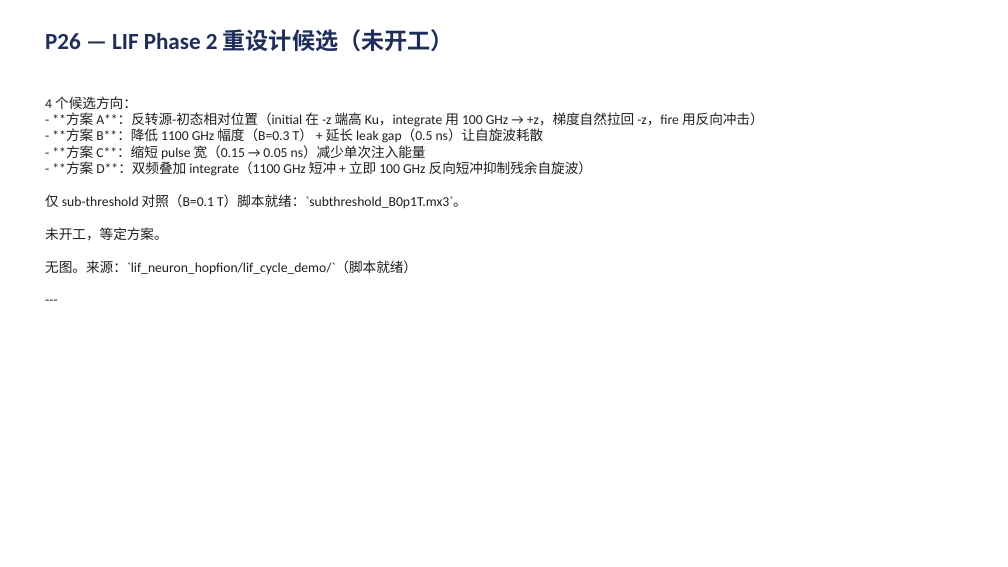
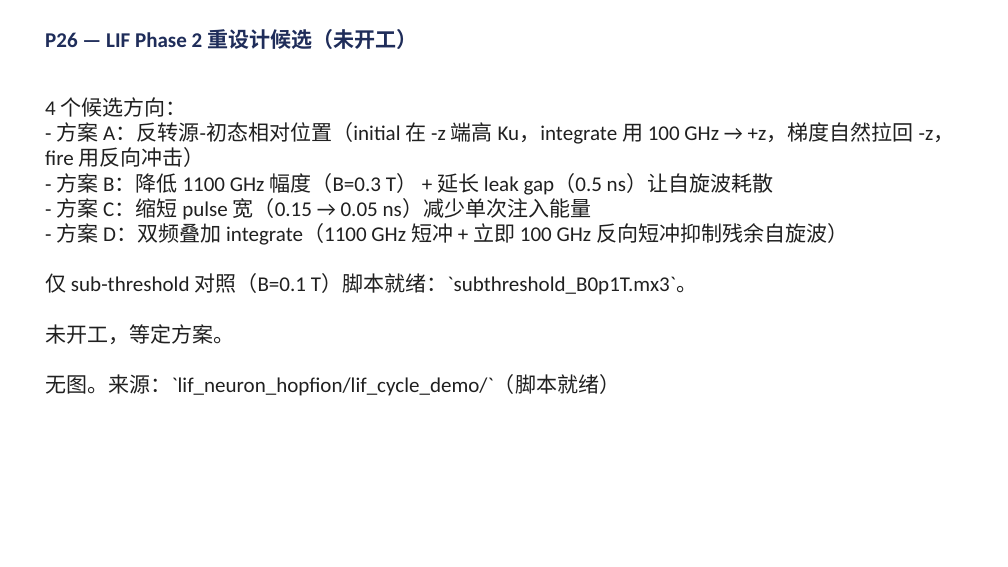
Before and after one commit to Wlybs/Hopfion, a slide deck: slide 26 of presentation/talk.pptx. Drawn at 1008x567 pixels with LibreOffice and Linux fonts; fonts in the diff are those of the drawing. Boxes give left, top, right and bottom in pixels: in the first picture for what was removed or moved away, otherwise in the second. Text is boxed around its words. In the diff, an @@ line names an element or a change of style, - is before the commit and + after.

Commit message:
fix(presentation): all text 20pt, strip --- and ** markers

```diff
--- a/presentation/talk.pptx
+++ b/presentation/talk.pptx
@@ text "P26 — LIF Phase 2 ..." at box(45, 29, 417, 49): size 22 to 20 pt @@
@@ text at box(45, 97, 955, 396): paragraph removed @@
----
@@ text at box(45, 97, 697, 396): size 13 to 20 pt in "4 个候选方向：", "仅 sub-threshold 对照（B=0.1 T）脚本就绪：`subthreshold_B0p1T.mx3`。", "未开工，等定方案。", "无图。来源：`lif_neuron_hopfion/lif_cycle_demo/`（脚本就绪）" @@
@@ text at box(45, 122, 955, 245): text changed; size 13 to 20 pt @@
-- **方案 A**：反转源-初态相对位置（initial 在 -z 端高 Ku，integrate 用 100 GHz → +z，梯度自然拉回 -z，fire 用反向冲击）
-- **方案 B**：降低 1100 GHz 幅度（B=0.3 T） + 延长 leak gap（0.5 ns）让自旋波耗散
-- **方案 C**：缩短 pulse 宽（0.15 → 0.05 ns）减少单次注入能量
-- **方案 D**：双频叠加 integrate（1100 GHz 短冲 + 立即 100 GHz 反向短冲抑制残余自旋波）
+- 方案 A：反转源-初态相对位置（initial 在 -z 端高 Ku，integrate 用 100 GHz → +z，梯度自然拉回 -z，fire 用反向冲击）
+- 方案 B：降低 1100 GHz 幅度（B=0.3 T） + 延长 leak gap（0.5 ns）让自旋波耗散
+- 方案 C：缩短 pulse 宽（0.15 → 0.05 ns）减少单次注入能量
+- 方案 D：双频叠加 integrate（1100 GHz 短冲 + 立即 100 GHz 反向短冲抑制残余自旋波）
```
Also in this commit, not shown: 28 other slides changed, 1 other file.
